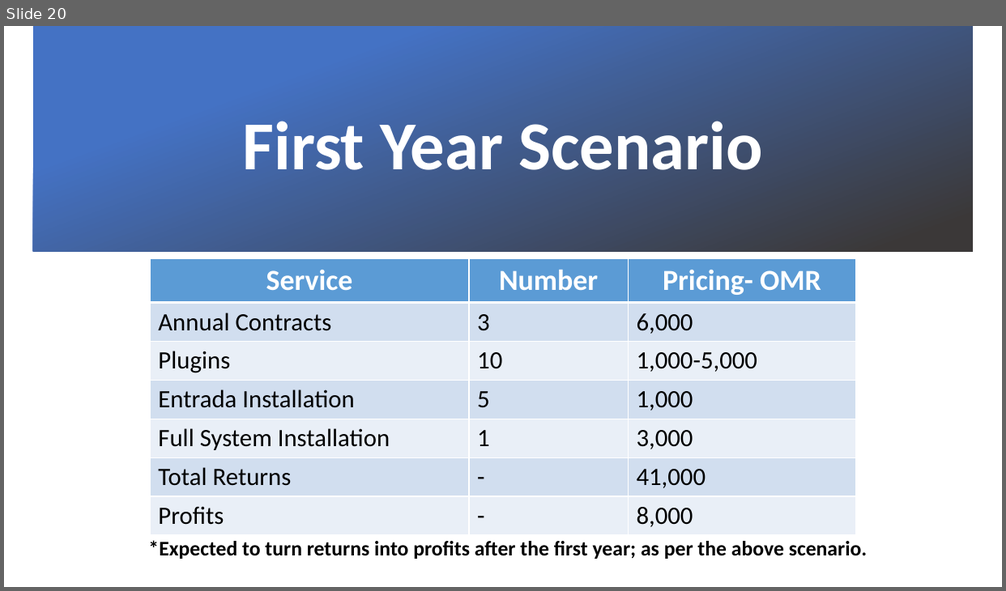
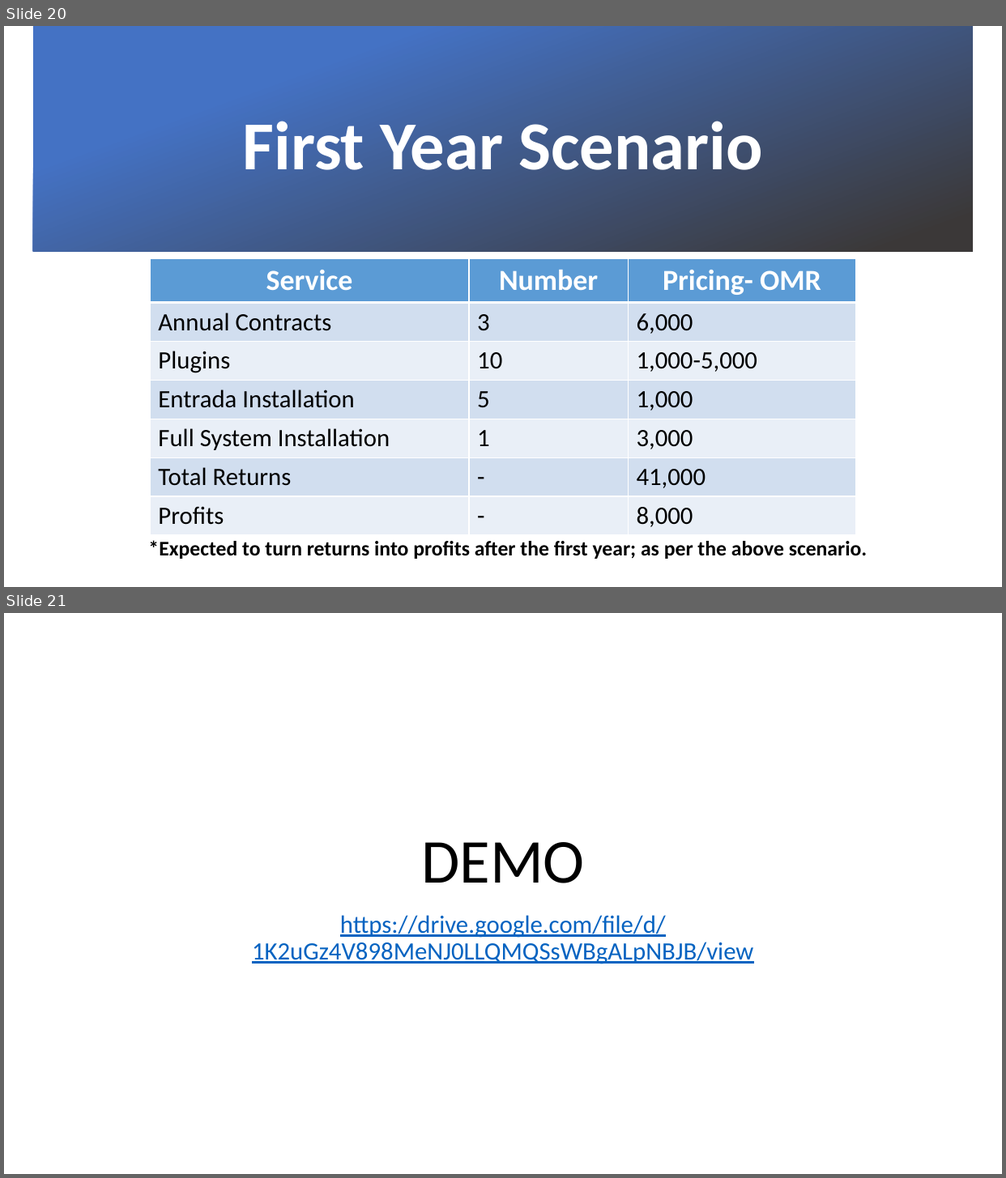
Before and after one commit to Aliii98/osoc19, a slide deck: OSOC-Final.pptx. Shown one above the other, each under a label of ours: slide 20 before the commit, slides 20 and 21 after it. The pictures are 1006x591 and 1006x1178 pixels, drawn with LibreOffice and Linux fonts; fonts in the diff are those of the drawing; background and template pictures are left out. Boxes give left, top, right and bottom in pixels: in the first picture for what was removed or moved away, otherwise in the second. Text is boxed around its words. In the diff, an @@ line names an element or a change of style, - is before the commit and + after.

Commit message:
add video

```diff
--- a/OSOC-Final.pptx
+++ b/OSOC-Final.pptx
@@ slide 21 added at <box>4,613,1002,1174</box>, background #FFFFFF @@
@@ title added at <box>421,842,585,884</box>, 60 pt, text #000000 @@
+DEMO
@@ subtitle added at <box>252,915,753,965</box>, 24 pt, text #0563C1, underline @@
+https://drive.google.com/file/d/1K2uGz4V898MeNJ0LLQMQSsWBgALpNBJB/view
```
